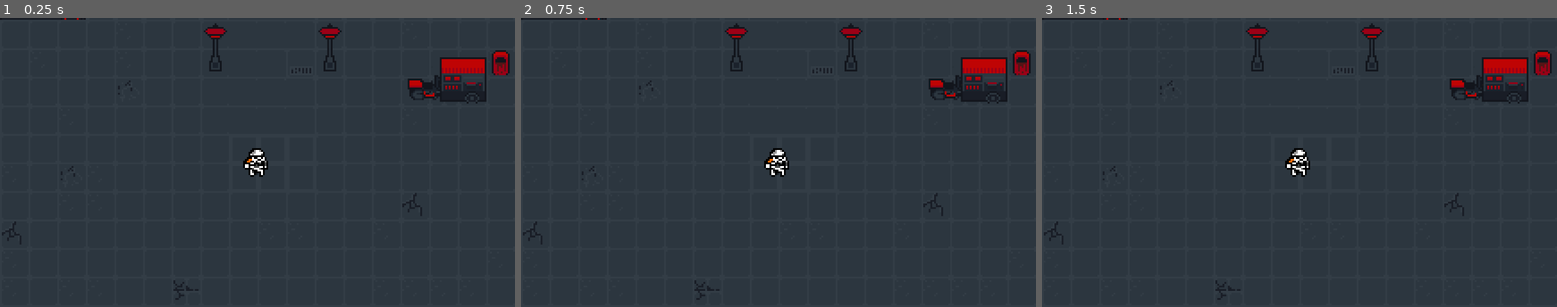
Above: before the commit, frames 1-3 (left to right).
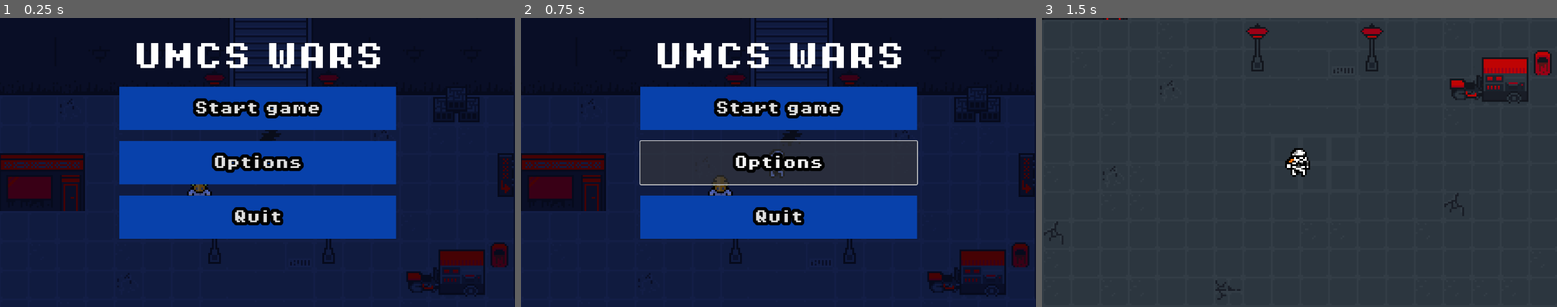
Above: after the commit, the same moments.

Repository: gedex11/Gra2DProjektZespolowy
Game: Godot game, scene res://scenes/ui/menu.tscn
The game is run twice, just before and just after one commit, with the same random seed, the same clock (stepped at 60 frames per second) and the same inputs. Before the commit the project starts from res://scenes/levels/game_level_1.tscn.
Inputs (mouse positions are in pixels of both pictures, inside the frame that each line leads up to):
- Up to frame 1 (0.25 s): no input
- Up to frame 2 (0.75 s): click (778, 162) at 0.5 s, where only the run after the commit has a clickable "Options"
- Up to frame 3 (1.5 s): click (1299, 107) at 1.25 s, where only the run after the commit has a clickable "Start game"

The runs differ from the first frame. In frame 1, 98% of the frame differs, in the area x 0-100%, y 0-100%; in frame 2, 91%; in frame 3, nothing differs.

Commit message:
Main menu
Dodanie main menu i popraw błędu dialog manager

Diff:
--- a/project.godot
+++ b/project.godot
@@ -11,7 +11,7 @@
 [application]
 
 config/name="projekt_zespołowy"
-run/main_scene="uid://fvmkgve4iwtp"
+run/main_scene="uid://bvbhfk48b34yq"
 config/features=PackedStringArray("4.5", "Forward Plus")
 config/icon="res://icon.svg"
 
--- /dev/null
+++ b/scenes/ui/menu.gd
@@ -0,0 +1,12 @@
+extends Control
+
+
+# Called when the node enters the scene tree for the first time.
+
+
+func _on_start_pressed() -> void:
+	get_tree().change_scene_to_file("res://scenes/levels/game_level_1.tscn")
+
+
+func _on_quit_pressed() -> void:
+	get_tree().quit()
--- /dev/null
+++ b/scenes/ui/menu.tscn
@@ -0,0 +1,92 @@
+[gd_scene load_steps=6 format=3 uid="uid://bvbhfk48b34yq"]
+
+[ext_resource type="FontFile" uid="uid://bfeotweyokn4y" path="res://assets/fonts/PixelOperator8-Bold.ttf" id="1_7w7rl"]
+[ext_resource type="Script" uid="uid://c8yubteit3l6y" path="res://scenes/ui/menu.gd" id="1_c2n5p"]
+[ext_resource type="Texture2D" uid="uid://s8okmgvy081q" path="res://assets/textures/ui/background_menu.png" id="3_w6y0u"]
+
+[sub_resource type="StyleBoxTexture" id="StyleBoxTexture_cx0sj"]
+texture = ExtResource("3_w6y0u")
+modulate_color = Color(0.36862746, 0.5019608, 1, 1)
+
+[sub_resource type="StyleBoxFlat" id="StyleBoxFlat_wedc3"]
+bg_color = Color(0.031673837, 0.25681433, 0.66904354, 1)
+
+[node name="Menu" type="Control"]
+layout_mode = 3
+anchors_preset = 15
+anchor_right = 1.0
+anchor_bottom = 1.0
+grow_horizontal = 2
+grow_vertical = 2
+script = ExtResource("1_c2n5p")
+
+[node name="Panel" type="Panel" parent="."]
+layout_mode = 1
+anchors_preset = 15
+anchor_right = 1.0
+anchor_bottom = 1.0
+grow_horizontal = 2
+grow_vertical = 2
+theme_override_styles/panel = SubResource("StyleBoxTexture_cx0sj")
+
+[node name="VBoxContainer" type="VBoxContainer" parent="."]
+z_index = 1
+layout_mode = 1
+anchors_preset = 8
+anchor_left = 0.5
+anchor_top = 0.5
+anchor_right = 0.5
+anchor_bottom = 0.5
+offset_left = -309.5
+offset_top = -170.5
+offset_right = 309.5
+offset_bottom = 170.5
+grow_horizontal = 2
+grow_vertical = 2
+mouse_filter = 2
+theme_override_constants/separation = 25
+
+[node name="start" type="Button" parent="VBoxContainer"]
+layout_mode = 2
+size_flags_vertical = 3
+theme_override_constants/outline_size = 28
+theme_override_fonts/font = ExtResource("1_7w7rl")
+theme_override_font_sizes/font_size = 30
+theme_override_styles/normal = SubResource("StyleBoxFlat_wedc3")
+text = "Start game"
+
+[node name="Options" type="Button" parent="VBoxContainer"]
+layout_mode = 2
+size_flags_vertical = 3
+theme_override_constants/outline_size = 28
+theme_override_fonts/font = ExtResource("1_7w7rl")
+theme_override_font_sizes/font_size = 30
+theme_override_styles/normal = SubResource("StyleBoxFlat_wedc3")
+text = "Options"
+
+[node name="quit" type="Button" parent="VBoxContainer"]
+layout_mode = 2
+size_flags_vertical = 3
+theme_override_constants/outline_size = 28
+theme_override_fonts/font = ExtResource("1_7w7rl")
+theme_override_font_sizes/font_size = 30
+theme_override_styles/normal = SubResource("StyleBoxFlat_wedc3")
+text = "Quit"
+
+[node name="Label" type="Label" parent="."]
+layout_mode = 1
+anchors_preset = 5
+anchor_left = 0.5
+anchor_right = 0.5
+offset_left = -278.25
+offset_top = 56.0
+offset_right = 281.75
+offset_bottom = 120.0
+grow_horizontal = 2
+theme_override_constants/line_spacing = 61
+theme_override_fonts/font = ExtResource("1_7w7rl")
+theme_override_font_sizes/font_size = 64
+text = "UMCS WARS"
+
+[connection signal="pressed" from="VBoxContainer/start" to="." method="_on_start_pressed"]
+[connection signal="pressed" from="VBoxContainer/quit" to="." method="_on_quit_pressed"]
--- a/scripts/singletons/DialogManager.gd
+++ b/scripts/singletons/DialogManager.gd
@@ -1,7 +1,7 @@
 extends Node
 
 @onready var text_box_scene = preload("res://ui/text_box/text_box.tscn")
-@onready var player = get_tree().get_first_node_in_group("player")
+#@onready var player = get_tree().get_first_node_in_group("player")
 
 
 const max_distance: float = 30.0
@@ -20,7 +20,8 @@
 signal dialog_finished
 
 func _process(_delta: float) -> void:
-	if is_dialog_active and player:
+	if is_dialog_active:
+		var player = get_tree().get_first_node_in_group("player")
 		var distance = player.global_position.distance_to(text_box_position)
 
 		if distance > max_distance:
Binary file added: assets/textures/ui/background_menu.png
Not shown, added: assets/textures/ui/background_menu.png.import
Not shown, added: scenes/ui/menu.gd.uid
